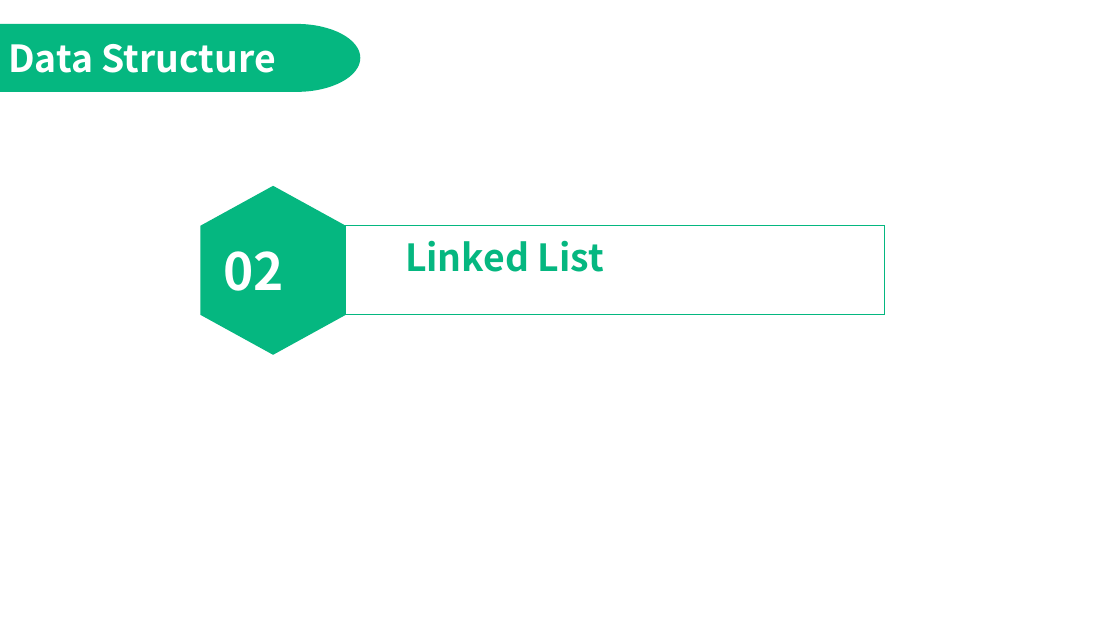
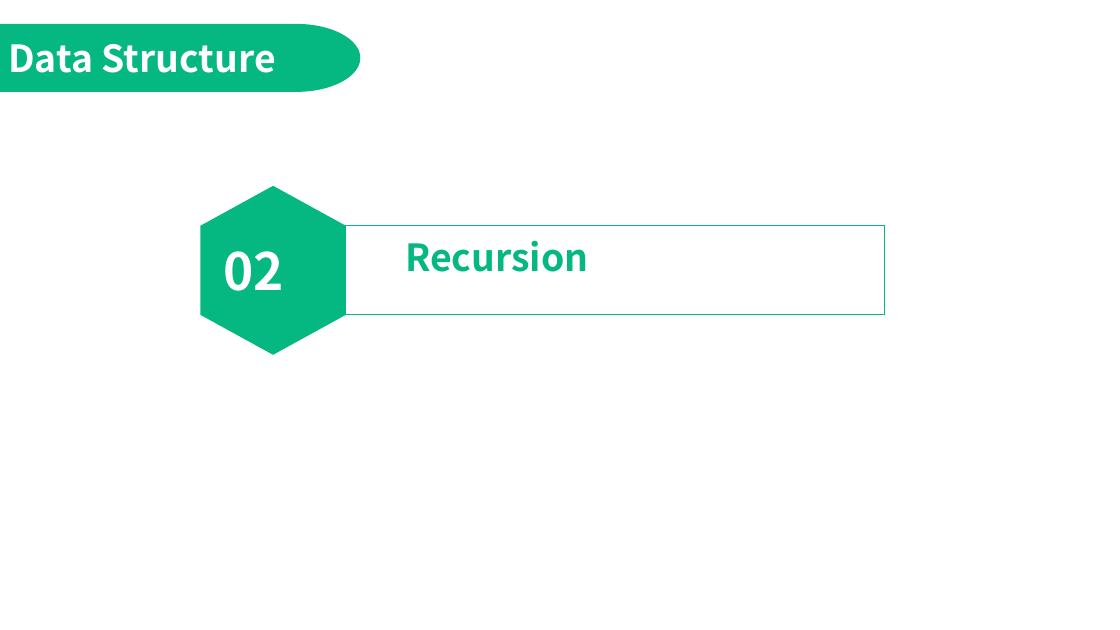
Before and after one commit to jimmyyih518/DSA2022Fall, a slide deck: slide 7 of week5/week5_slides.pptx. Drawn at 1120x630 pixels with LibreOffice and Linux fonts; fonts in the diff are those of the drawing. Boxes give left, top, right and bottom in pixels: in the first picture for what was removed or moved away, otherwise in the second. Text is boxed around its words. In the diff, an @@ line names an element or a change of style, - is before the commit and + after.

```diff
--- a/week5/week5_slides.pptx
+++ b/week5/week5_slides.pptx
@@ text at bbox=[405, 240, 588, 272]: text changed @@
-Linked List
+Recursion
```
Also in this commit, not shown: 8 other slides changed, 1 slide added, 1 slide removed, 2 other files.
